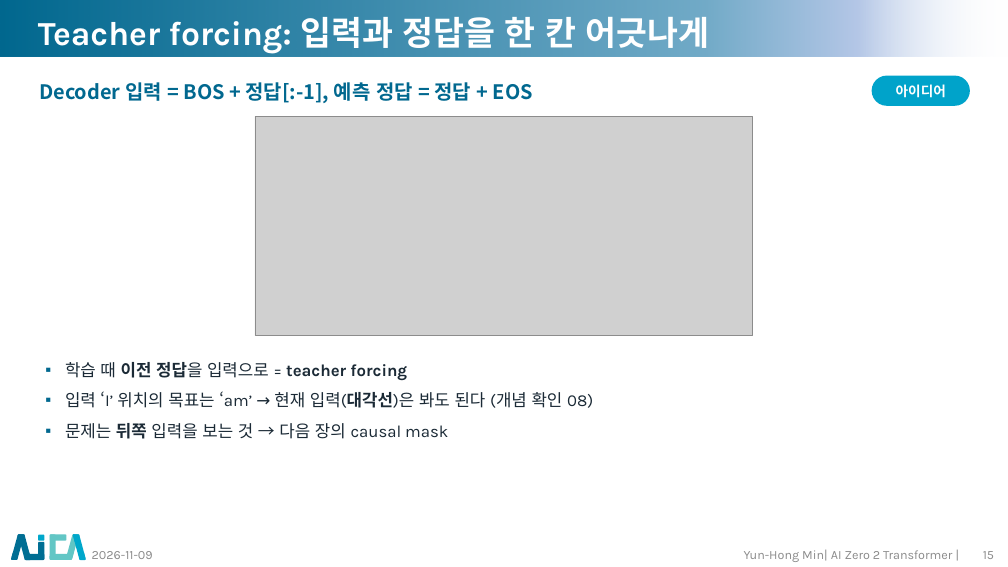
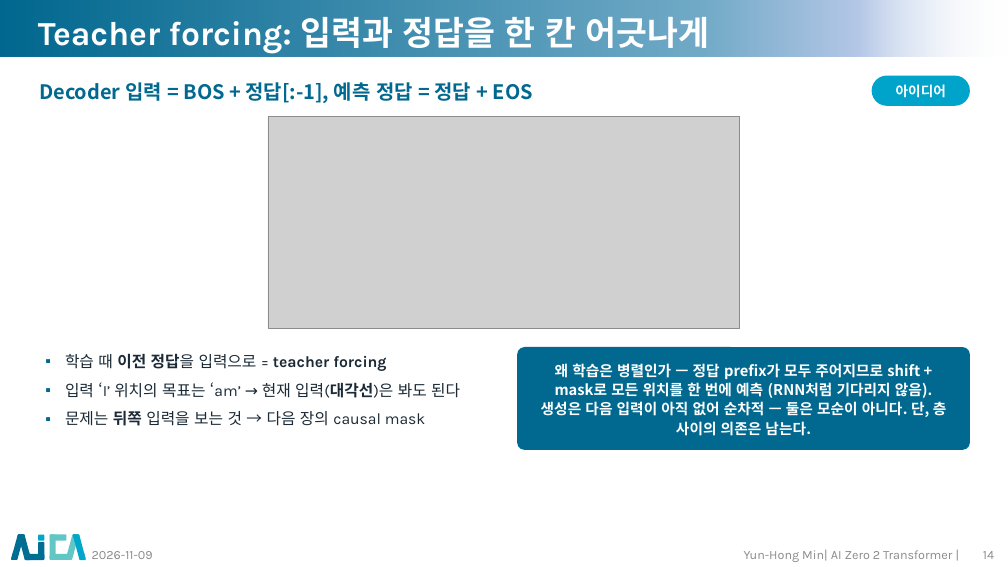
Before and after one commit to myunhh/AI-Zero-2-Transformers, a slide deck: slide 14 of lectures/week06_transformer_complete.pptx (slide 15 before the commit). Drawn at 1008x567 pixels with LibreOffice and Linux fonts; fonts in the diff are those of the drawing; grey boxes stand for pictures; background and template pictures are left out. Boxes give left, top, right and bottom in pixels: in the first picture for what was removed or moved away, otherwise in the second. Text is boxed around its words. In the diff, an @@ line names an element or a change of style, - is before the commit and + after.

```diff
--- a/lectures/week06_transformer_complete.pptx
+++ b/lectures/week06_transformer_complete.pptx
@@ picture: place and size @@
-picture at (255,116,752,336)
+picture at (268,116,740,328)
@@ text "학습 때 이전 정답을 입력으로 ...": place and size @@
-text "학습 때 이전 정답을 입력으로 ..." at (65,362,593,439)
+text "학습 때 이전 정답을 입력으로 ..." at (65,353,460,426)
@@ text at (65,353,426,426): size 16 to 15 pt in "학습 때 이전 정답을 입력으로 = teacher ...", "문제는 뒤쪽 입력을 보는 것 → 다음 ..." @@
@@ rounded rectangle added at (517,347,970,450), fill #01688F, 14 pt, text #FFFFFF, bold @@
+왜 학습은 병렬인가 — 정답 prefix가 모두 주어지므로 shift + mask로 모든 위치를 한 번에 예측 (RNN처럼 기다리지 않음). 생성은 다음 입력이 아직 없어 순차적 — 둘은 모순이 아니다. 단, 층 사이의 의존은 남는다.
@@ text at (65,382,460,398): text changed; size 16 to 15 pt @@
-▪ 입력 ‘I’ 위치의 목표는 ‘am’ → 현재 입력(대각선)은 봐도 된다 (개념 확인 08)
+▪ 입력 ‘I’ 위치의 목표는 ‘am’ → 현재 입력(대각선)은 봐도 된다
@@ page number at (983,551,994,559): text changed @@
-15
+14
```
Also in this commit, not shown: 35 other slides changed, 4 slides removed, 14 other files.
